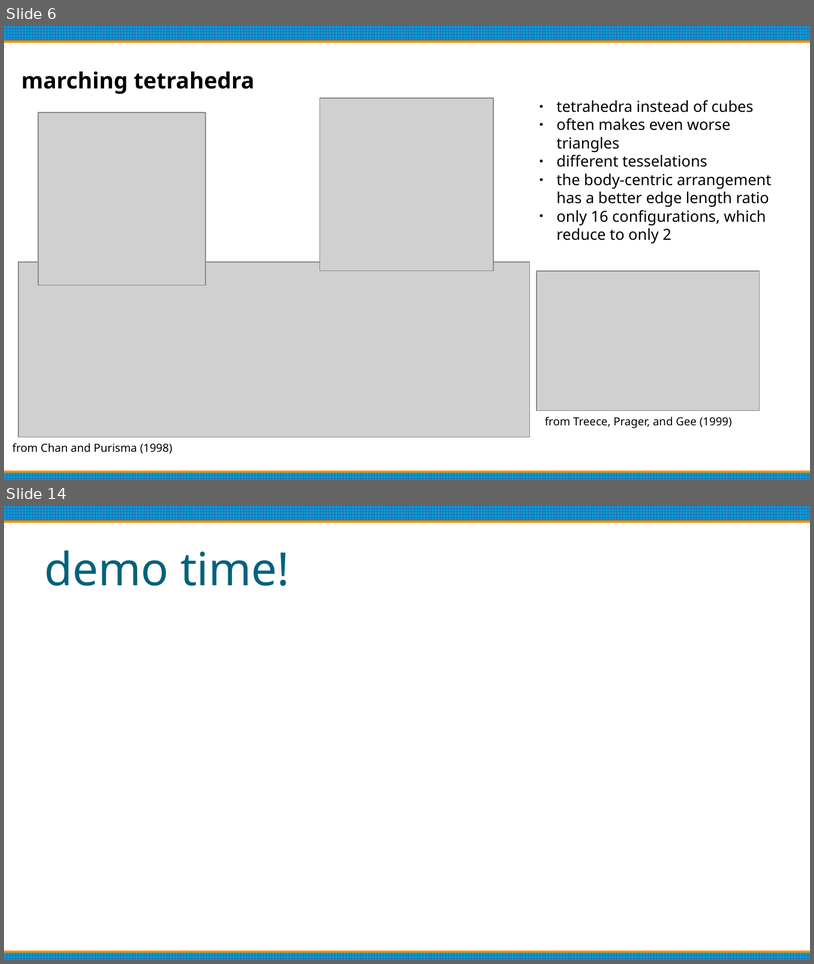
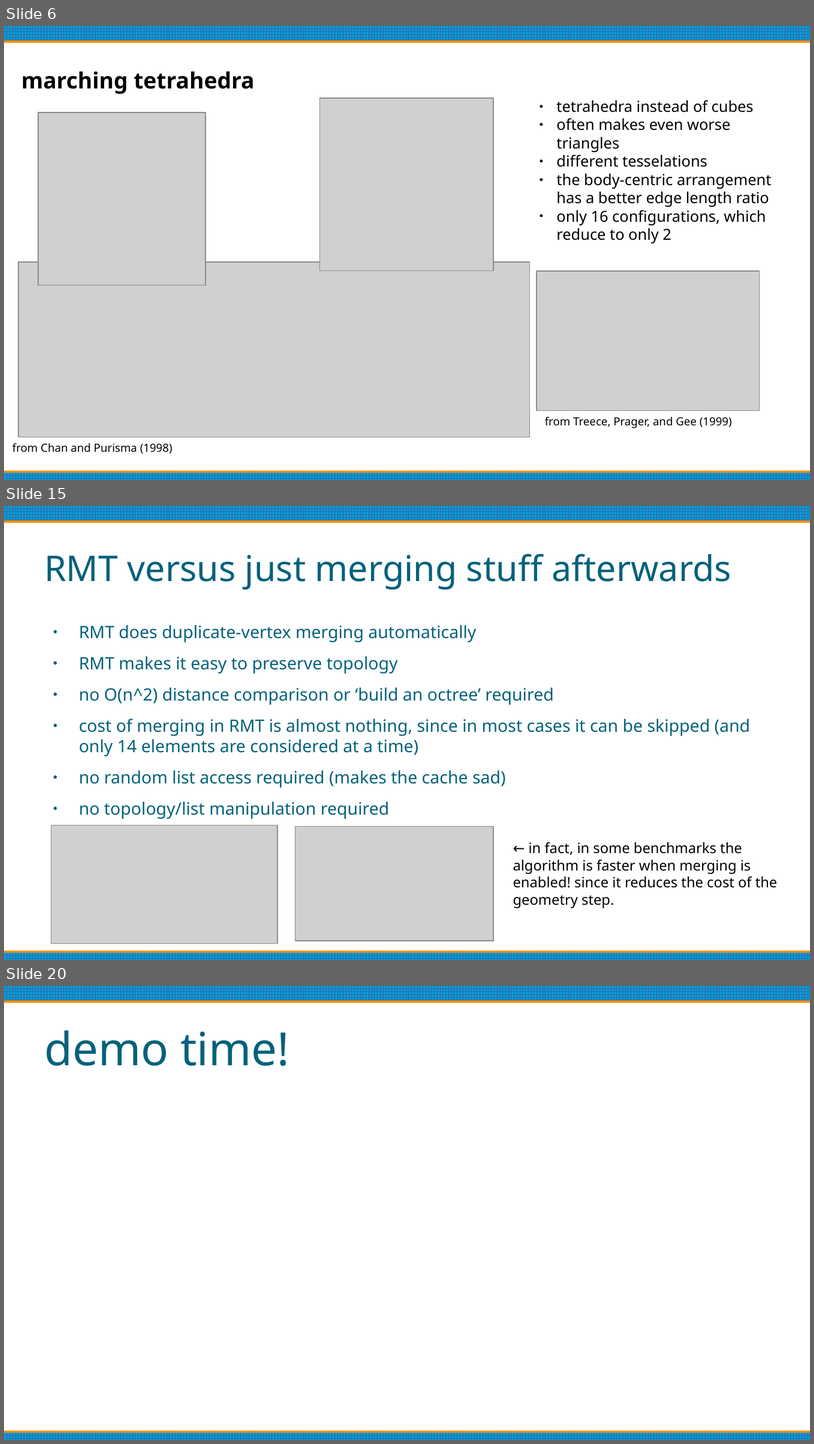
Before and after one commit to oculometric/marching-tetrahedra-fyp, a slide deck: doc/mid project review.odp. Shown one above the other, each under a label of ours: slides 6 and 14 before the commit, slides 6, 15 and 20 after it; the slides between them are not shown. The pictures are 814x964 and 814x1444 pixels, drawn with LibreOffice and Linux fonts; fonts in the diff are those of the drawing; grey boxes stand for pictures. Boxes give left, top, right and bottom in pixels: in the first picture for what was removed or moved away, otherwise in the second. Text is boxed around its words. In the diff, an @@ line names an element or a change of style, - is before the commit and + after.

```diff
--- a/doc/mid project review.odp
+++ b/doc/mid project review.odp
@@ slide 15 added at (x1=4, y1=506, x2=810, y2=960), background #FFFFFF; not listed: 2 template elements that a slide beside it also shows @@
@@ title added at (x1=44, y1=553, x2=732, y2=589), 34.9 pt, text #04617B @@
+RMT versus just merging stuff afterwards
@@ text added at (x1=79, y1=625, x2=751, y2=819), 16.8 pt, text #04617B @@
+● RMT does duplicate-vertex merging automatically
+● RMT makes it easy to preserve topology
+● no O(n^2) distance comparison or ‘build an octree’ required
+● cost of merging in RMT is almost nothing, since in most cases it can be skipped (and only 14 elements are considered at a time)
+● no random list access required (makes the cache sad)
+● no topology/list manipulation required
@@ picture added at (x1=51, y1=825, x2=278, y2=943) @@
@@ picture added at (x1=295, y1=826, x2=494, y2=940) @@
@@ text added at (x1=513, y1=842, x2=778, y2=908), 14 pt, text #000000 @@
+← in fact, in some benchmarks the algorithm is faster when merging is enabled! since it reduces the cost of the geometry step.
@@ what was slide 14 is now slide 20 @@
```
Also in this commit, not shown: 5 slides changed, 7 other slides added, 3 slides removed, 1 other file.
